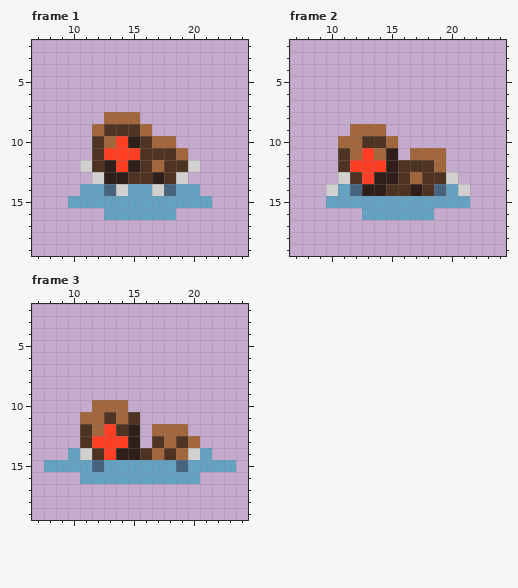
Pixel-art file: Assets/Sprites/Aseprite/Crew_swimmers.aseprite. The picture above is the old version.
32x32 pixels, 5 frames. Shown: frame 1: x 7..24, y 2..19; frame 2: x 7..24, y 2..19; frame 3: x 7..24, y 2..19. The commit also changed other frames, which this record leaves out.
After:
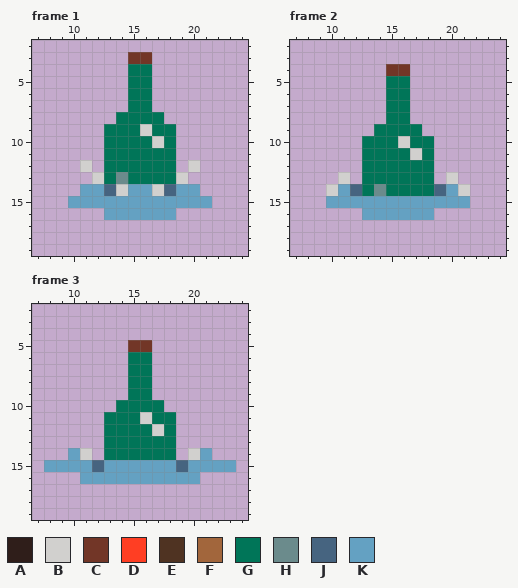
Palette (. is transparent): A #2f1e1a  B #d1d0ce  C #723627  D #ff3e23  E #4f3322  F #a2663c  G #007558  H #6b8b8c  J #466480  K #64a1c2
Changes in this commit:
layer "1700_health_10/bottle" added
layer "1700_health_1/body" removed
Changed rows in their new state; - is an unchanged pixel.
Frame 1:
first column x 12:
 3 ---CC---
 4 ---GG---
 5 ---GG---
 6 ---GG---
 7 ---GG---
 8 -.GGGG--
 9 .GGGBGG-
10 .GGGGBG-
11 .GGGGGG.
12 .GGGGGG.
13 -GHGGGG-
Frame 2:
first column x 11:
 4 ----CC---
 5 ----GG---
 6 ----GG---
 7 ----GG---
 8 ----GG---
 9 -..GGGG--
10 ..GGGBGG-
11 ..GGGGBG.
12 ..GGGGGG.
13 -.GGGGGG.
14 --GHGGGG-
Frame 3:
first column x 11:
 5 ----CC----
 6 ----GG----
 7 ----GG----
 8 ----GG----
 9 ----GG----
10 -..GGGG---
11 ..GGGBGG--
12 ..GGGGBG.-
13 ..GGGGGG..
14 -.GGGGGG.-
Boxes around the changes in both pictures, in picture pixels (x1, y1, x2, y2):
changed: (92, 52, 188, 184)
changed: (338, 64, 446, 196)
changed: (80, 340, 200, 460)
